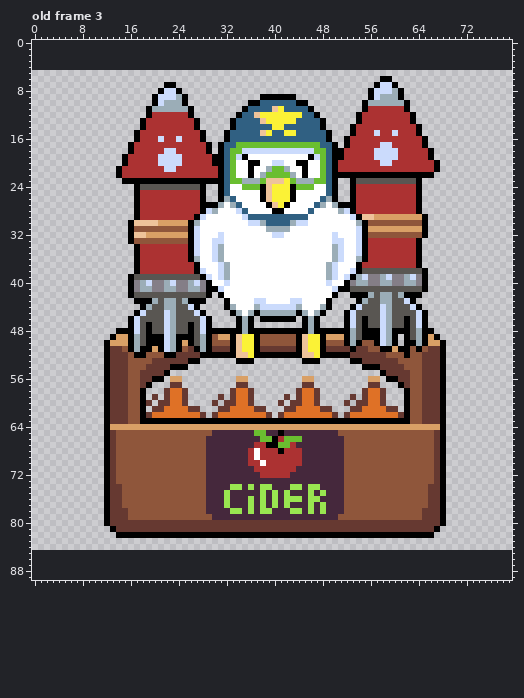
Two states of a pixel-art file, Assets/ase/rocket_anim_cider.ase. This is how it looked before the edit.
80x80 pixels, 10 frames. Shown: old frame 3. The old version is drawn lined up with the new one, on the new canvas. The commit also changed other frames, which this record leaves out.
New version:
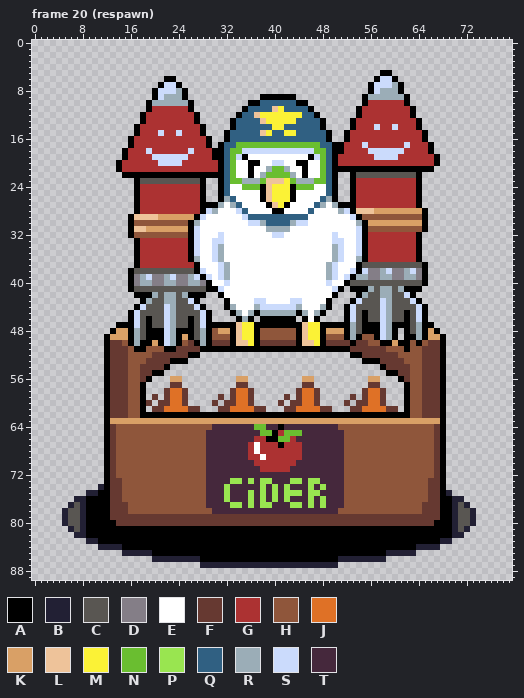
Palette (. is transparent): A #000000  B #222034  C #595652  D #847e87  E #ffffff  F #663931  G #ac3232  H #8f563b  J #df7126  K #d9a066  L #eec39a  M #fbf236  N #6abe30  P #99e550  Q #306082  R #9badb7  S #cbdbfc  T #45283c
A new or re-ordered frame is compared with the old frame closest to it.
Author's note on the commit: Added rocket spawning animation
Difference:
canvas 80x80 -> 80x90, the old top-left corner now at 0,5
frames 10 -> 22
Frame 20 (respawn) is new; against old frame 3:
y 5: x 58..59 .. -> AA
y 6: x 22..23 .. -> AA; x 57..60 .AA. -> ASSA
y 7: x 21..24 .AA. -> ASSA; x 56..57 .A -> AS; x 60..61 A. -> RA
y 8: x 20..21 .A -> AS; x 24..25 A. -> RA; x 58..59 SS -> RR
y 9: x 22..23 SS -> RR; x 55..57 .AS -> ARR; x 61..62 A. -> RA
y 10: x 19..21 .AS -> ARR; x 25..26 A. -> RA; x 56..61 RRRRRR -> GGGGGG
y 11: x 20..25 RRRRRR -> GGGGGG; x 54..55 .A -> AG; x 62..63 A. -> GA
y 12: x 18..19 .A -> AG; x 26..27 A. -> GA
y 13: x 53..54 .A -> AG; x 63..64 A. -> GA
y 14: x 17..18 .A -> AG; x 27..28 A. -> GA; x 57 G -> S; x 60 G -> S
y 15: x 21 G -> S; x 24 G -> S; x 52..53 .A -> AG; x 57 S -> G; x 60 S -> G; x 64..65 A. -> GA
y 16: x 16..17 .A -> AG; x 21 S -> G; x 24 S -> G; x 28..29 A. -> GA
y 17: x 51..52 .A -> AG; x 55 G -> S; x 58..59 SS -> GG; x 62 G -> S; x 65..66 A. -> GA
y 18: x 15..16 .A -> AG; x 19 G -> S; x 22..23 SS -> GG; x 26 G -> S; x 29..30 A. -> GA; x 56 G -> S; x 61 G -> S
y 19: x 20 G -> S; x 25 G -> S; x 51 A -> G; x 66..67 A. -> GA
y 20: x 14..15 .A -> AG; x 30 A -> G; x 58..59 SS -> GG
y 21: x 22..23 SS -> GG; x 51..67 GGGGGGGGGGGGGGGGA -> AAAAAAAAAAAAAAAA.
y 22: x 14..30 AGGGGGGGGGGGGGGGG -> .AAAAAAAAAAAAAAAA; x 51..52 AA -> ..; x 54..63 AAAAAAAAAA -> CCCCCCCCCC; x 65..66 AA -> ..
y 23: x 15..16 AA -> ..; x 18..27 AAAAAAAAAA -> CCCCCCCCCC; x 29..30 AA -> ..; x 54..63 CCCCCCCCCC -> GGGGGGGGGG
y 24: x 18..27 CCCCCCCCCC -> GGGGGGGGGG
y 28: x 54..65 GGGGGGGGGGA. -> LLLKKKKKKKKA
y 29: x 16..26 .AGGGGGGGGG -> ALLLLKKKKKK; x 55..64 LLKKKKKKKK -> HHHHHHHHHH
y 30: x 17..25 LLLLKKKKK -> HHHHHHHHH; x 56..64 HHHHHHHHH -> KKKKKKKKK
y 31: x 17..25 HHHHHHHHH -> LLKKKKKKK; x 56..64 KKKKKKKKK -> HHHHHHHHH
y 32: x 17..25 LLKKKKKKK -> HHHHHHHHH; x 56..65 HHHHHHHHHA -> GGGGGGGGA.
y 33: x 16..25 AHHHHHHHHH -> .AGGGGGGGG
y 37: x 55..65 GGGGGGGGGA. -> CCCCCCCCCCA
y 38: x 16..26 .AGGGGGGGGG -> ACCCCCCCCCC; x 55..64 CCCCCCCCCC -> SDDRSDDRSD
y 39: x 17..27 CCCCCCCCCCC -> DRSDDRSDDRS; x 55 S -> R; x 59 S -> R; x 63 S -> R
y 40: x 19 S -> R; x 23 S -> R; x 27 S -> R; x 53..64 DRRDDRRDDRRD -> CCCCCCCCCCCC
y 41: x 17..28 DRRDDRRDDRRD -> CCCCCCCCCCCC; x 52..56 ACCCC -> .AAAR; x 58..59 CC -> RR; x 61..65 CCCCA -> RAAA.
y 42: x 16..20 ACCCC -> .AAAR; x 22..23 CC -> RR; x 25..29 CCCCA -> RAAA.; x 53 A -> .; x 55..56 AR -> RC; x 61..62 RA -> CS; x 64 A -> .
y 43: x 17 A -> .; x 19..20 AR -> RC; x 25..26 RA -> CS; x 28 A -> .; x 53..55 .AR -> ASC; x 58 R -> S; x 62..64 SA. -> CSA
y 44: x 17..19 .AR -> ASC; x 22 R -> S; x 26..28 SA. -> CSA; x 52..54 .AS -> ASC; x 63..65 SA. -> CSA
y 45: x 16..18 .AS -> ASC; x 27..29 SA. -> CSA; x 55 C -> A; x 62 C -> A
y 46: x 19 C -> A; x 26 C -> A; x 46 R -> E
y 47: x 14..15 .. -> AA; x 30..51 ....ARA........ARA.... -> AAAALMMAAAAAAAALMMAAAA; x 53 S -> R; x 56..57 CC -> AA; x 60..61 CC -> AA; x 64 S -> R; x 66 . -> A
y 48: x 13..15 .AA -> AKK; x 17 S -> R; x 20..21 CC -> AA; x 24..25 CC -> AA; x 28 S -> R; x 30..32 AAA -> HKK; x 34..36 ARA -> LMM; x 38..43 AAAAAA -> HHHHHH; x 45..47 ARA -> LMM; x 49..51 AAA -> KKK; x 61 A -> .; x 66..67 A. -> KA
y 49: x 12..13 .A -> AK; x 25 A -> K; x 31..32 KK -> HH; x 49..51 KKK -> HHH; x 54..56 CAA -> AHH; x 63 C -> A; x 67..68 A. -> KA
y 50: x 13..15 KKK -> FFH; x 18 C -> A; x 20 A -> K; x 25..27 KAC -> HFA; x 30..32 HHH -> FFF; x 35 M -> L; x 38..43 HHHHHH -> FFFFFF; x 46 M -> L; x 49..55 HHHARAH -> FFFFAFF; x 57..61 ASRA. -> HAAKA; x 63..67 ARAKK -> HAHFF
y 51: x 15..17 HAR -> FHA; x 19..25 AKASRAH -> HHHAAFF; x 27..28 AR -> FA; x 30..32 FFF -> AAA; x 34..36 LMM -> AAA; x 38..43 FFFFFF -> AAAAAA; x 45..47 LMM -> AAA; x 49..53 FFFFA -> AAAAF; x 56..61 HHAAKA -> FFFHHH; x 64..65 AH -> HF
y 52: x 17..18 AA -> HH; x 20..23 HHAA -> FFFF; x 26..54 FFAAAAAALLMAAAAAAAALLMAAAAAFF -> AA.........................AA; x 59..60 HH -> FF; x 62 A -> H
y 53: x 19 H -> F; x 23..27 FFFAA -> AAA..; x 34..36 AAA -> ...; x 45..47 AAA -> ...; x 53..57 AAFFF -> ..AAA; x 61 H -> F
y 54: x 18 H -> F; x 22..25 FAAA -> A...; x 55..58 AAAF -> ...A; x 62 H -> F
y 55: x 20..22 FFA -> AA.; x 58..60 AFF -> .AA
y 56: x 19..21 FAA -> A..; x 59..61 AAF -> ..A
y 57: x 18..19 FA -> A.; x 61..62 AF -> .A
y 62: x 19..61 FJJJJJJJJF.FJJJJJJJJF.FJJJJJJJJF.FJJJJJJJJF -> AAAAAAAAAAAAAAAAAAAAAAAAAAAAAAAAAAAAAAAAAAA
y 63: x 13..67 FFFHHAAAAAAAAAAAAAAAAAAAAAAAAAAAAAAAAAAAAAAAAAAAAAHHFFF -> KKKKKKKKKKKKKKKKKKKKKKKKKKKKKKKKKKKKKKKKKKKKKKKKKKKKKKK
y 64: x 13..67 KKKKKKKKKKKKKKKKKKKKKKKKKKKKKKKKKKKKKKKKKKKKKKKKKKKKKKK -> FHHHHHHHHHHHHHHHHTTTTTTTNNTTATTTTTTTTTHHHHHHHHHHHHHHHHF
y 65: x 29 H -> T; x 37 N -> T; x 39..44 TTATTT -> NAGNNN; x 51 H -> T
y 66: x 37..39 TNN -> GGA; x 41 G -> N; x 43..44 NN -> GT
y 67: x 36..37 TG -> GE; x 39..42 AANN -> GGAG; x 44 T -> G
y 68: x 41 A -> G
y 69: x 37..38 EG -> GE
y 70: x 36 G -> T; x 38 E -> G; x 44 G -> T
y 71: x 37 G -> T; x 43 G -> T
y 72: x 38..42 GGGGG -> TTTTT
y 73: x 14 H -> F; x 33..34 TT -> PP; x 36 T -> P; x 38..39 TT -> PP; x 43..44 TT -> PP; x 46..47 TT -> PP; x 66 H -> F
y 74: x 11 . -> B; x 32..34 TPP -> PTT; x 36 P -> T; x 39..40 PT -> TP; x 42..44 TPP -> PTT; x 47..48 PT -> TP
y 75: x 9..11 ... -> BBA; x 36 T -> P; x 43..44 TT -> PP; x 47..48 TP -> PT; x 69 . -> B
y 76: x 7..11 ..... -> BBAAA; x 43..44 PP -> TT; x 47..48 PT -> TP; x 69..71 ... -> ABB
y 77: x 6..11 ...... -> BCBAAA; x 15 H -> F; x 32..34 PTT -> TPP; x 39..40 TP -> PT; x 42..44 PTT -> TPP; x 65 H -> F; x 69..72 .... -> ABCB
y 78: x 5..11 ....... -> BCCBAAA; x 29 T -> H; x 33..34 PP -> TT; x 36 P -> T; x 38..39 PP -> TT; x 43..44 PP -> TT; x 46 P -> T; x 48 P -> T; x 51 T -> H; x 69..73 ..... -> ABCCB
y 79: x 5..11 ....... -> BCCBAAA; x 16..64 HHHHHHHHHHHHHHTTTTTTTTTTTTTTTTTTTTTHHHHHHHHHHHHHH -> FFFFFFFFFFFFFFFFFFFFFFFFFFFFFFFFFFFFFFFFFFFFFFFFF; x 69..73 ..... -> ABCCB
y 80: x 5..11 ....... -> BCCBAAA; x 13 F -> A; x 67 F -> A; x 69..73 ..... -> ABCCB
y 81: x 6..12 ....... -> BCBAAAA; x 14..66 FFFFFFFFFFFFFFFFFFFFFFFFFFFFFFFFFFFFFFFFFFFFFFFFFFFFF -> AAAAAAAAAAAAAAAAAAAAAAAAAAAAAAAAAAAAAAAAAAAAAAAAAAAAA; x 68..72 ..... -> AABCB
y 82: x 7..13 ....... -> BBAAAAA; x 67..71 ..... -> AAABB
y 83: x 9..69 ............................................................. -> BBAAAAAAAAAAAAAAAAAAAAAAAAAAAAAAAAAAAAAAAAAAAAAAAAAAAAAAAAABB
y 84: x 11..67 ......................................................... -> BBBBAAAAAAAAAAAAAAAAAAAAAAAAAAAAAAAAAAAAAAAAAAAAAAAAABBBB
y 85: x 15..63 ................................................. -> BBBBBAAAAAAAAAAAAAAAAAAAAAAAAAAAAAAAAAAAAAAABBBBB
y 86: x 20..58 ....................................... -> BBBBBBBBAAAAAAAAAAAAAAAAAAAAAAABBBBBBBB
y 87: x 28..50 ....................... -> BBBBBBBBBBBBBBBBBBBBBBB
Changed places in both pictures, as pixel boxes (x1, y1, x2, y2):
changed: (62, 70, 476, 568)
